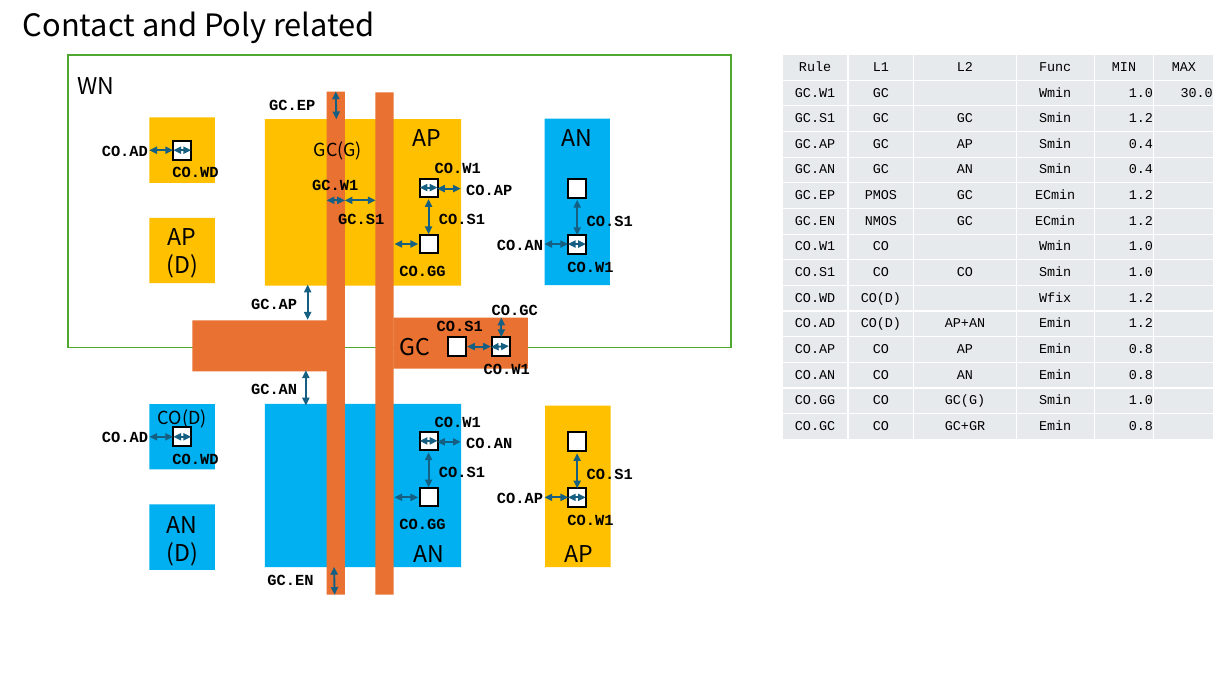
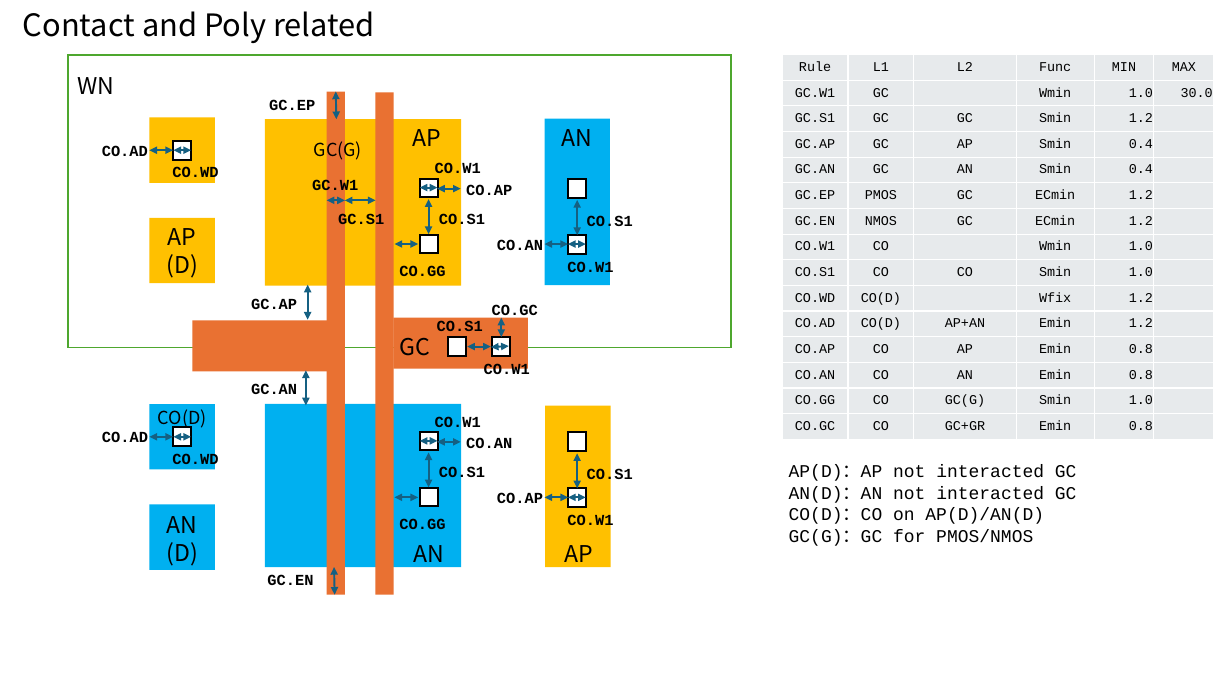
Before and after one commit to d-m-bailey/TR-1um, a slide deck: slide 6 of Document/TR-1um_DRC_summary.pptx. Drawn at 1232x693 pixels with LibreOffice and Linux fonts; fonts in the diff are those of the drawing. Boxes give left, top, right and bottom in pixels: in the first picture for what was removed or moved away, otherwise in the second. Text is boxed around its words. In the diff, an @@ line names an element or a change of style, - is before the commit and + after.

```diff
--- a/Document/TR-1um_DRC_summary.pptx
+++ b/Document/TR-1um_DRC_summary.pptx
@@ text added at bbox=[789, 465, 1077, 546], 14 pt, text #000000 @@
+AP(D)：AP not interacted GC
+AN(D)：AN not interacted GC
+CO(D)：CO on AP(D)/AN(D)
+GC(G)：GC for PMOS/NMOS
```
Also in this commit, not shown: 9 other slides changed, 8 slides removed, 55 other files.
